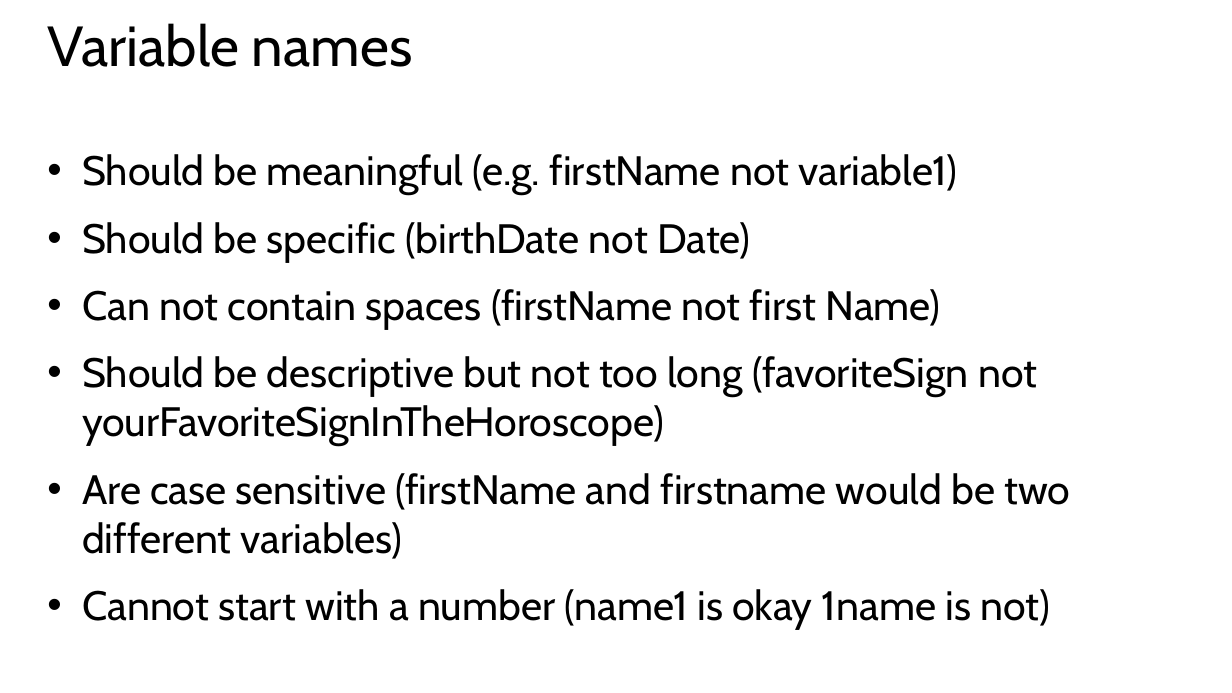
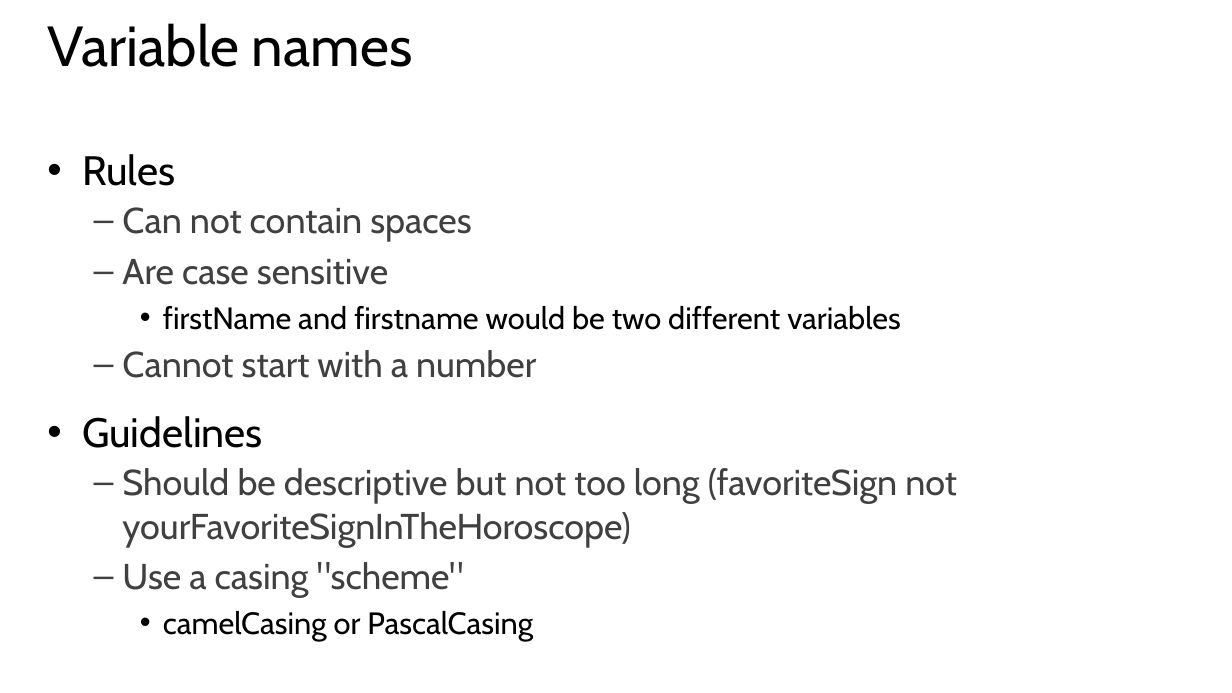
Before and after one commit to GeekTrainer/Introduction-Programming-Python, a slide deck: slide 10 of Office Docs/3 String Variables.pptx (slide 11 before the commit). Drawn at 1232x693 pixels with LibreOffice and Linux fonts; fonts in the diff are those of the drawing. Boxes give left, top, right and bottom in pixels: in the first picture for what was removed or moved away, otherwise in the second. Text is boxed around its words. In the diff, an @@ line names an element or a change of style, - is before the commit and + after.

Commit message:
Slide Updates

```diff
--- a/Office Docs/3 String Variables.pptx
+++ b/Office Docs/3 String Variables.pptx
@@ text at [82, 154, 901, 448]: text changed; size 32 to 28 pt @@
-• Should be meaningful (e.g. firstName not variable1)
-• Should be specific (birthDate not Date)
-• Can not contain spaces (firstName not first Name)
+• Rules
+  – Can not contain spaces
+  – Are case sensitive
+    • firstName and firstname would be two different variables
+  – Cannot start with a number
+• Guidelines
@@ text at [122, 468, 957, 547]: size 32 to 28 pt, text colour #000000 to #404040 in "Should be descriptive but not too long ..."; bullet • to –; list level 1 to 2 in "Should be descriptive but not ..." @@
@@ text at [122, 562, 533, 641]: text changed; size 32 to 24 pt @@
-• Are case sensitive (firstName and firstname would be two different variables)
-• Cannot start with a number (name1 is okay 1name is not)
+  – Use a casing "scheme"
+    • camelCasing or PascalCasing
```
Also in this commit, not shown: 1 other slide changed, 3 other files.
